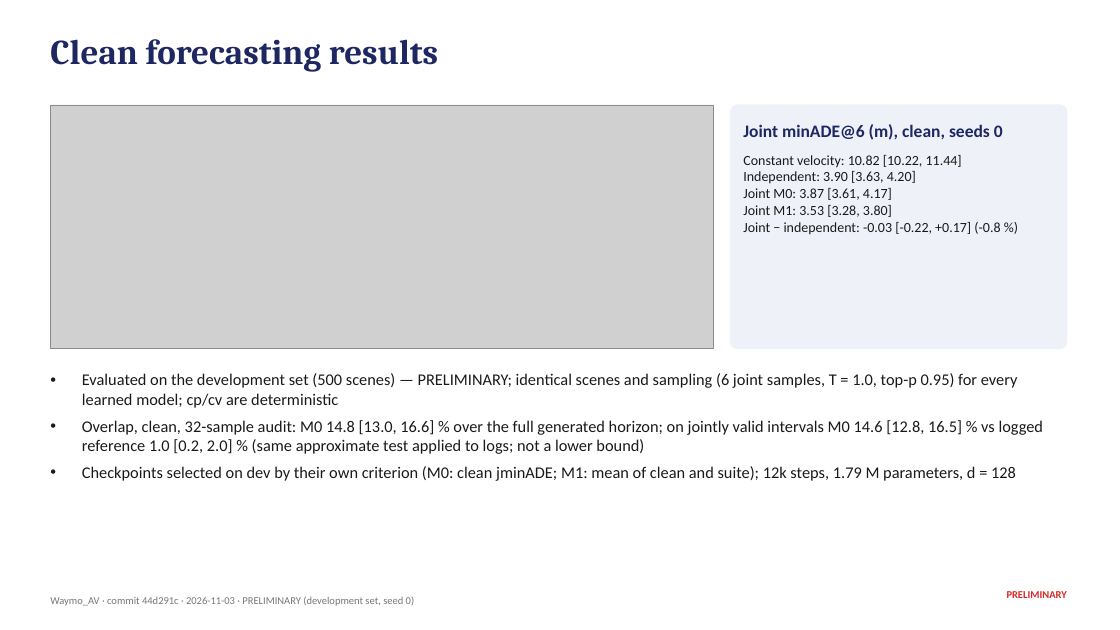
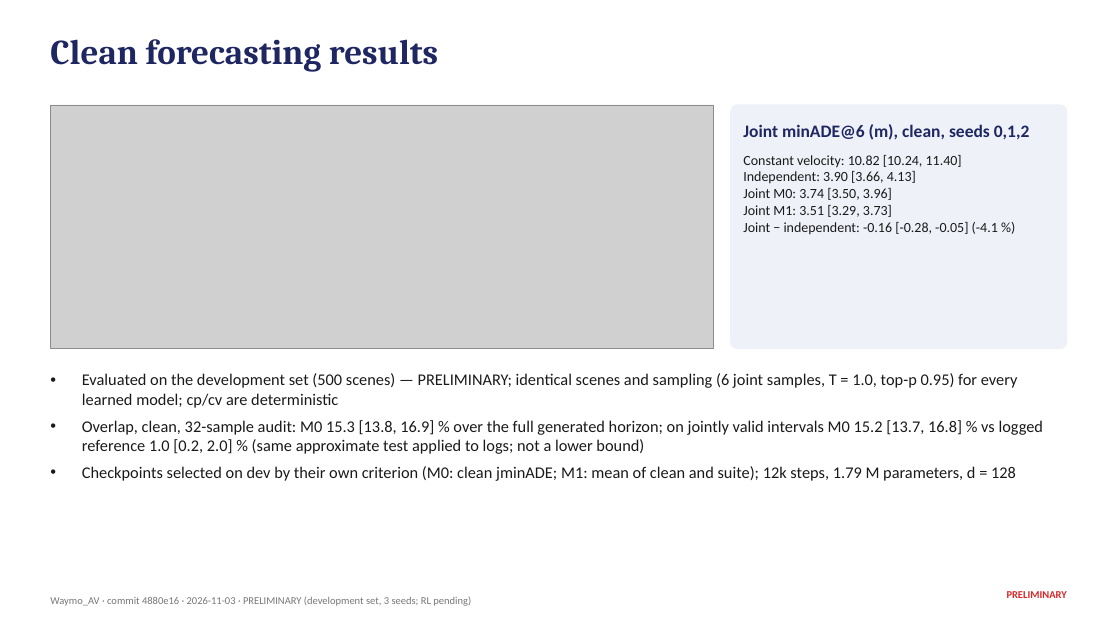
Before and after one commit to jarettpoliner/joint-motion, a slide deck: slide 6 of slides/waymo_av_results_prelim.pptx. Drawn at 1120x630 pixels with LibreOffice and Linux fonts; fonts in the diff are those of the drawing; grey boxes stand for pictures. Boxes give left, top, right and bottom in pixels: in the first picture for what was removed or moved away, otherwise in the second. Text is boxed around its words. In the diff, an @@ line names an element or a change of style, - is before the commit and + after.

Commit message:
Preliminary deck refreshed with three-seed dev results

```diff
--- a/slides/waymo_av_results_prelim.pptx
+++ b/slides/waymo_av_results_prelim.pptx
@@ text at <box>743,124,1030,140</box>: text changed @@
-Joint minADE@6 (m), clean, seeds 0
+Joint minADE@6 (m), clean, seeds 0,1,2
@@ text at <box>743,155,998,235</box>: text changed @@
-Constant velocity: 10.82 [10.22, 11.44]
-Independent: 3.90 [3.63, 4.20]
-Joint M0: 3.87 [3.61, 4.17]
-Joint M1: 3.53 [3.28, 3.80]
-Joint − independent: -0.03 [-0.22, +0.17] (-0.8 %)
+Constant velocity: 10.82 [10.24, 11.40]
+Independent: 3.90 [3.66, 4.13]
+Joint M0: 3.74 [3.50, 3.96]
+Joint M1: 3.51 [3.29, 3.73]
+Joint − independent: -0.16 [-0.28, -0.05] (-4.1 %)
@@ text at <box>82,420,1044,454</box>: text changed @@
-• Overlap, clean, 32-sample audit: M0 14.8 [13.0, 16.6] % over the full generated horizon; on jointly valid intervals M0 14.6 [12.8, 16.5] % vs logged reference 1.0 [0.2, 2.0] % (same approximate test applied to logs; not a lower bound)
+• Overlap, clean, 32-sample audit: M0 15.3 [13.8, 16.9] % over the full generated horizon; on jointly valid intervals M0 15.2 [13.7, 16.8] % vs logged reference 1.0 [0.2, 2.0] % (same approximate test applied to logs; not a lower bound)
@@ text at <box>50,597,471,606</box>: text changed @@
-Waymo_AV · commit 44d291c · 2026-11-03 · PRELIMINARY (development set, seed 0)
+Waymo_AV · commit 4880e16 · 2026-11-03 · PRELIMINARY (development set, 3 seeds; RL pending)
```
Also in this commit, not shown: 9 other slides changed, 5 other files.
